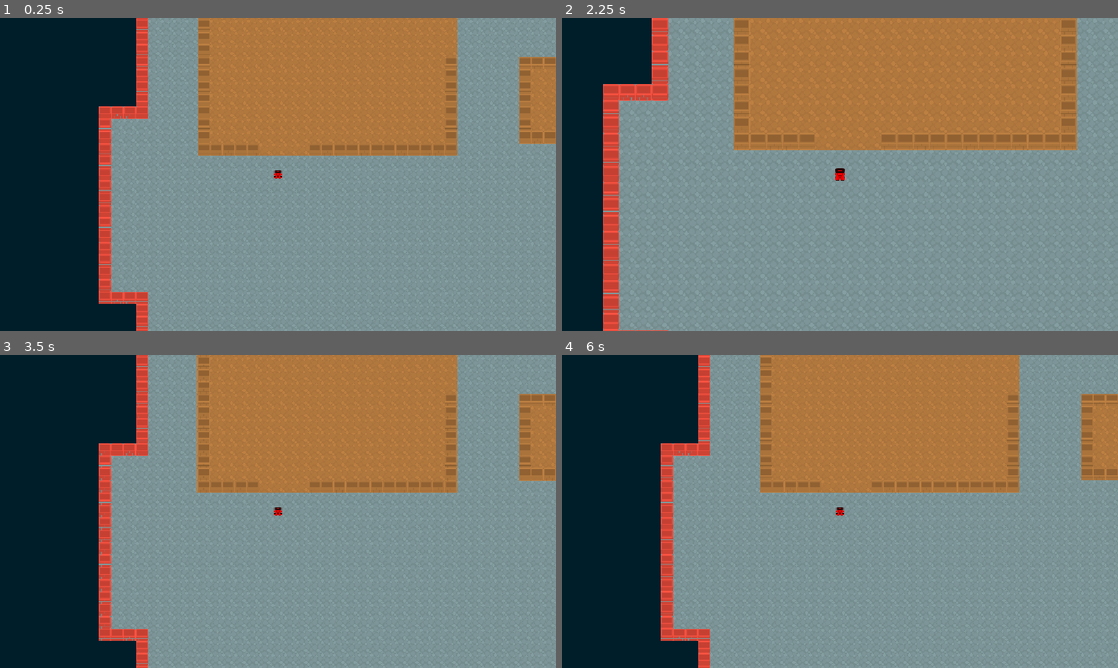
Above: before the commit, frames 1-4 (two rows, left to right).
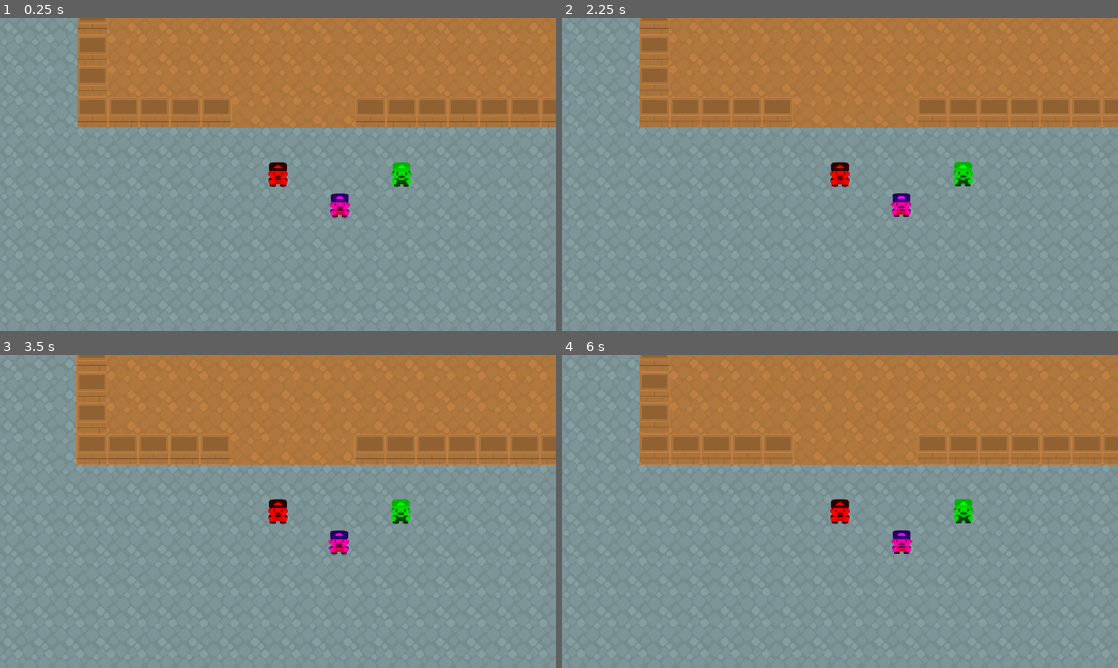
Above: after the commit, the same moments.

Repository: devbernardolopes/maze-mazey
Game: Godot game, scene res://scenes/universe.tscn
The game is run twice, just before and just after one commit, with the same random seed, the same clock (stepped at 60 frames per second) and the same inputs.
Inputs (mouse positions are in pixels of both pictures, inside the frame that each line leads up to):
- Up to frame 1 (0.25 s): no input
- Up to frame 2 (2.25 s): tap Enter at 0.5 s; move the mouse to (962, 158) at 0.52 s; hold Right (right) 0.53-1.28 s; tap Mouse wheel up (zoom_in) at 0.6, 2.1 s; click (962, 158) at 0.67 s; move the mouse to (728, 190) at 1.27 s; hold Down (down) 1.28-2.03 s; tap Mouse wheel down (zoom_out) at 1.35 s; tap Space at 2 s; move the mouse to (895, 105) at 2.02 s; hold Right (right) from 2.03 s (still down)
- Up to frame 3 (3.5 s): tap Enter at 2.75 s; move the mouse to (250, 574) at 2.77 s; release Right (right) at 2.78 s; hold Up (up) from 2.78 s (still down); tap Mouse wheel down (zoom_out) at 2.85 s; click (250, 574) at 2.92 s
- Up to frame 4 (6 s): tap Space at 3.5, 5.75 s; move the mouse to (1006, 558) at 3.52 s; release Up (up) at 3.53 s; hold Left (left) 3.53-5.03 s; tap Mouse wheel up (zoom_in) at 3.6, 5.1 s; tap Enter at 4.25 s; move the mouse to (673, 464) at 4.27 s; tap Mouse wheel down (zoom_out) at 4.35, 5.85 s; move the mouse to (867, 511) at 5.02 s; hold Down (down) 5.03-5.78 s; click (867, 511) at 5.17 s; move the mouse to (756, 433) at 5.77 s; hold Right (right) from 5.78 s (still down)

The runs differ from the first frame. In frame 1, 38% of the frame differs, in the area x 0-100%, y 0-100%; in frame 2, 27%; in frame 3, 38%; in frame 4, 38%.

Commit message:
adding stuff

Diff:
--- a/maze-mazey/autoloaders/helper.gd
+++ b/maze-mazey/autoloaders/helper.gd
@@ -1,10 +1,11 @@
 extends Node
 
 ## Sokoban abilities (extended).
-## Defines how an entity interacts with in-game objects that have the
+## Defines how an entity interacts with in-game objects that are in the BOXES physics layer
 enum ABILITY {
-
+	## The entity can push one of this object in the direction it is moving if the object has
 	PUSH_ONE = 10,
+	## The entity can push more than one of this object in the direction it is moving
 	PUSH_ANY = 11,
 	PULL_ONE = 20,
 	PULL_ANY = 21,
--- a/maze-mazey/resources/entities/thief_sprite_frames.tres
+++ b/maze-mazey/resources/entities/thief_sprite_frames.tres
@@ -3,6 +3,22 @@
 [ext_resource type="Texture2D" uid="uid://b32kiegllbnun" path="res://assets/images/sokoban_tilesheet.png" id="1_x7yp0"]
 
 [sub_resource type="AtlasTexture" id="AtlasTexture_2a0q6"]
+atlas = ExtResource("1_x7yp0")
+region = Rect2(0, 256, 64, 64)
+
+[sub_resource type="AtlasTexture" id="AtlasTexture_87mh2"]
+atlas = ExtResource("1_x7yp0")
+region = Rect2(320, 384, 64, 64)
+
+[sub_resource type="AtlasTexture" id="AtlasTexture_4td5c"]
+atlas = ExtResource("1_x7yp0")
+region = Rect2(0, 384, 64, 64)
+
+[sub_resource type="AtlasTexture" id="AtlasTexture_fwcwt"]
+atlas = ExtResource("1_x7yp0")
+region = Rect2(192, 256, 64, 64)
+
+[sub_resource type="AtlasTexture" id="AtlasTexture_x7yp0"]
 atlas = ExtResource("1_x7yp0")
 region = Rect2(0, 256, 64, 64)
 
@@ -14,7 +30,7 @@
 atlas = ExtResource("1_x7yp0")
 region = Rect2(128, 256, 64, 64)
 
-[sub_resource type="AtlasTexture" id="AtlasTexture_87mh2"]
+[sub_resource type="AtlasTexture" id="AtlasTexture_qc02n"]
 atlas = ExtResource("1_x7yp0")
 region = Rect2(320, 384, 64, 64)
 
@@ -26,7 +42,7 @@
 atlas = ExtResource("1_x7yp0")
 region = Rect2(192, 384, 64, 64)
 
-[sub_resource type="AtlasTexture" id="AtlasTexture_4td5c"]
+[sub_resource type="AtlasTexture" id="AtlasTexture_jteav"]
 atlas = ExtResource("1_x7yp0")
 region = Rect2(0, 384, 64, 64)
 
@@ -38,7 +54,7 @@
 atlas = ExtResource("1_x7yp0")
 region = Rect2(128, 384, 64, 64)
 
-[sub_resource type="AtlasTexture" id="AtlasTexture_fwcwt"]
+[sub_resource type="AtlasTexture" id="AtlasTexture_uftgj"]
 atlas = ExtResource("1_x7yp0")
 region = Rect2(192, 256, 64, 64)
 
@@ -55,6 +71,38 @@
 "frames": [{
 "duration": 1.0,
 "texture": SubResource("AtlasTexture_2a0q6")
+}],
+"loop": 1,
+"name": &"idle_down",
+"speed": 5.0
+}, {
+"frames": [{
+"duration": 1.0,
+"texture": SubResource("AtlasTexture_87mh2")
+}],
+"loop": 1,
+"name": &"idle_left",
+"speed": 5.0
+}, {
+"frames": [{
+"duration": 1.0,
+"texture": SubResource("AtlasTexture_4td5c")
+}],
+"loop": 1,
+"name": &"idle_right",
+"speed": 5.0
+}, {
+"frames": [{
+"duration": 1.0,
+"texture": SubResource("AtlasTexture_fwcwt")
+}],
+"loop": 1,
+"name": &"idle_up",
+"speed": 5.0
+}, {
+"frames": [{
+"duration": 1.0,
+"texture": SubResource("AtlasTexture_x7yp0")
 }, {
 "duration": 1.0,
 "texture": SubResource("AtlasTexture_jifqp")
@@ -68,7 +116,7 @@
 }, {
 "frames": [{
 "duration": 1.0,
-"texture": SubResource("AtlasTexture_87mh2")
+"texture": SubResource("AtlasTexture_qc02n")
 }, {
 "duration": 1.0,
 "texture": SubResource("AtlasTexture_exa6x")
@@ -82,7 +130,7 @@
 }, {
 "frames": [{
 "duration": 1.0,
-"texture": SubResource("AtlasTexture_4td5c")
+"texture": SubResource("AtlasTexture_jteav")
 }, {
 "duration": 1.0,
 "texture": SubResource("AtlasTexture_astol")
@@ -96,7 +144,7 @@
 }, {
 "frames": [{
 "duration": 1.0,
-"texture": SubResource("AtlasTexture_fwcwt")
+"texture": SubResource("AtlasTexture_uftgj")
 }, {
 "duration": 1.0,
 "texture": SubResource("AtlasTexture_pw37u")
--- a/maze-mazey/resources/entities/warrior_sprite_frames.tres
+++ b/maze-mazey/resources/entities/warrior_sprite_frames.tres
@@ -5,6 +5,18 @@
 [sub_resource type="AtlasTexture" id="AtlasTexture_2a0q6"]
 atlas = ExtResource("1_q8lw6")
 region = Rect2(0, 256, 64, 64)
+
+[sub_resource type="AtlasTexture" id="AtlasTexture_87mh2"]
+atlas = ExtResource("1_q8lw6")
+region = Rect2(320, 384, 64, 64)
+
+[sub_resource type="AtlasTexture" id="AtlasTexture_4td5c"]
+atlas = ExtResource("1_q8lw6")
+region = Rect2(0, 384, 64, 64)
+
+[sub_resource type="AtlasTexture" id="AtlasTexture_fwcwt"]
+atlas = ExtResource("1_q8lw6")
+region = Rect2(192, 256, 64, 64)
 
 [sub_resource type="AtlasTexture" id="AtlasTexture_jifqp"]
 atlas = ExtResource("1_q8lw6")
@@ -14,10 +26,6 @@
 atlas = ExtResource("1_q8lw6")
 region = Rect2(128, 256, 64, 64)
 
-[sub_resource type="AtlasTexture" id="AtlasTexture_87mh2"]
-atlas = ExtResource("1_q8lw6")
-region = Rect2(320, 384, 64, 64)
-
 [sub_resource type="AtlasTexture" id="AtlasTexture_exa6x"]
 atlas = ExtResource("1_q8lw6")
 region = Rect2(256, 384, 64, 64)
@@ -26,10 +34,6 @@
 atlas = ExtResource("1_q8lw6")
 region = Rect2(192, 384, 64, 64)
 
-[sub_resource type="AtlasTexture" id="AtlasTexture_4td5c"]
-atlas = ExtResource("1_q8lw6")
-region = Rect2(0, 384, 64, 64)
-
 [sub_resource type="AtlasTexture" id="AtlasTexture_astol"]
 atlas = ExtResource("1_q8lw6")
 region = Rect2(64, 384, 64, 64)
@@ -37,10 +41,6 @@
 [sub_resource type="AtlasTexture" id="AtlasTexture_oh7t0"]
 atlas = ExtResource("1_q8lw6")
 region = Rect2(128, 384, 64, 64)
-
-[sub_resource type="AtlasTexture" id="AtlasTexture_fwcwt"]
-atlas = ExtResource("1_q8lw6")
-region = Rect2(192, 256, 64, 64)
 
 [sub_resource type="AtlasTexture" id="AtlasTexture_pw37u"]
 atlas = ExtResource("1_q8lw6")
@@ -52,6 +52,38 @@
 
 [resource]
 animations = [{
+"frames": [{
+"duration": 1.0,
+"texture": SubResource("AtlasTexture_2a0q6")
+}],
+"loop": 1,
+"name": &"idle_down",
+"speed": 5.0
+}, {
+"frames": [{
+"duration": 1.0,
+"texture": SubResource("AtlasTexture_87mh2")
+}],
+"loop": 1,
+"name": &"idle_left",
+"speed": 5.0
+}, {
+"frames": [{
+"duration": 1.0,
+"texture": SubResource("AtlasTexture_4td5c")
+}],
+"loop": 1,
+"name": &"idle_right",
+"speed": 5.0
+}, {
+"frames": [{
+"duration": 1.0,
+"texture": SubResource("AtlasTexture_fwcwt")
+}],
+"loop": 1,
+"name": &"idle_up",
+"speed": 5.0
+}, {
 "frames": [{
 "duration": 1.0,
 "texture": SubResource("AtlasTexture_2a0q6")
--- /dev/null
+++ b/maze-mazey/resources/entities/wizard.tres
@@ -0,0 +1,11 @@
+[gd_resource type="Resource" script_class="EntityData" format=3 uid="uid://c3p3o8hx1xpv7"]
+
+[ext_resource type="Script" uid="uid://b0tku1heg8hme" path="res://resources/entity_data.gd" id="1_6lp1k"]
+[ext_resource type="SpriteFrames" uid="uid://c338jm055e5nb" path="res://resources/entities/wizard_sprite_frames.tres" id="2_f7cxu"]
+
+[resource]
+script = ExtResource("1_6lp1k")
+color = Color(1, 0, 1, 1)
+abilities = Array[int]([30])
+visual = ExtResource("2_f7cxu")
+metadata/_custom_type_script = "uid://b0tku1heg8hme"
--- /dev/null
+++ b/maze-mazey/resources/entities/wizard_sprite_frames.tres
@@ -0,0 +1,158 @@
+[gd_resource type="SpriteFrames" format=3 uid="uid://c338jm055e5nb"]
+
+[ext_resource type="Texture2D" uid="uid://b32kiegllbnun" path="res://assets/images/sokoban_tilesheet.png" id="1_xdcva"]
+
+[sub_resource type="AtlasTexture" id="AtlasTexture_2a0q6"]
+atlas = ExtResource("1_xdcva")
+region = Rect2(0, 256, 64, 64)
+
+[sub_resource type="AtlasTexture" id="AtlasTexture_87mh2"]
+atlas = ExtResource("1_xdcva")
+region = Rect2(320, 384, 64, 64)
+
+[sub_resource type="AtlasTexture" id="AtlasTexture_4td5c"]
+atlas = ExtResource("1_xdcva")
+region = Rect2(0, 384, 64, 64)
+
+[sub_resource type="AtlasTexture" id="AtlasTexture_fwcwt"]
+atlas = ExtResource("1_xdcva")
+region = Rect2(192, 256, 64, 64)
+
+[sub_resource type="AtlasTexture" id="AtlasTexture_xdcva"]
+atlas = ExtResource("1_xdcva")
+region = Rect2(0, 256, 64, 64)
+
+[sub_resource type="AtlasTexture" id="AtlasTexture_jifqp"]
+atlas = ExtResource("1_xdcva")
+region = Rect2(64, 256, 64, 64)
+
+[sub_resource type="AtlasTexture" id="AtlasTexture_c73cs"]
+atlas = ExtResource("1_xdcva")
+region = Rect2(128, 256, 64, 64)
+
+[sub_resource type="AtlasTexture" id="AtlasTexture_2cdyb"]
+atlas = ExtResource("1_xdcva")
+region = Rect2(320, 384, 64, 64)
+
+[sub_resource type="AtlasTexture" id="AtlasTexture_exa6x"]
+atlas = ExtResource("1_xdcva")
+region = Rect2(256, 384, 64, 64)
+
+[sub_resource type="AtlasTexture" id="AtlasTexture_ti27q"]
+atlas = ExtResource("1_xdcva")
+region = Rect2(192, 384, 64, 64)
+
+[sub_resource type="AtlasTexture" id="AtlasTexture_4scdf"]
+atlas = ExtResource("1_xdcva")
+region = Rect2(0, 384, 64, 64)
+
+[sub_resource type="AtlasTexture" id="AtlasTexture_astol"]
+atlas = ExtResource("1_xdcva")
+region = Rect2(64, 384, 64, 64)
+
+[sub_resource type="AtlasTexture" id="AtlasTexture_oh7t0"]
+atlas = ExtResource("1_xdcva")
+region = Rect2(128, 384, 64, 64)
+
+[sub_resource type="AtlasTexture" id="AtlasTexture_l3or6"]
+atlas = ExtResource("1_xdcva")
+region = Rect2(192, 256, 64, 64)
+
+[sub_resource type="AtlasTexture" id="AtlasTexture_pw37u"]
+atlas = ExtResource("1_xdcva")
+region = Rect2(256, 256, 64, 64)
+
+[sub_resource type="AtlasTexture" id="AtlasTexture_1fp7m"]
+atlas = ExtResource("1_xdcva")
+region = Rect2(320, 256, 64, 64)
+
+[resource]
+animations = [{
+"frames": [{
+"duration": 1.0,
+"texture": SubResource("AtlasTexture_2a0q6")
+}],
+"loop": 1,
+"name": &"idle_down",
+"speed": 5.0
+}, {
+"frames": [{
+"duration": 1.0,
+"texture": SubResource("AtlasTexture_87mh2")
+}],
+"loop": 1,
+"name": &"idle_left",
+"speed": 5.0
+}, {
+"frames": [{
+"duration": 1.0,
+"texture": SubResource("AtlasTexture_4td5c")
+}],
+"loop": 1,
+"name": &"idle_right",
+"speed": 5.0
+}, {
+"frames": [{
+"duration": 1.0,
+"texture": SubResource("AtlasTexture_fwcwt")
+}],
+"loop": 1,
+"name": &"idle_up",
+"speed": 5.0
+}, {
+"frames": [{
+"duration": 1.0,
+"texture": SubResource("AtlasTexture_xdcva")
+}, {
+"duration": 1.0,
+"texture": SubResource("AtlasTexture_jifqp")
+}, {
+"duration": 1.0,
+"texture": SubResource("AtlasTexture_c73cs")
+}],
+"loop": 1,
+"name": &"walk_down",
+"speed": 5.0
+}, {
+"frames": [{
+"duration": 1.0,
+"texture": SubResource("AtlasTexture_2cdyb")
+}, {
+"duration": 1.0,
+"texture": SubResource("AtlasTexture_exa6x")
+}, {
+"duration": 1.0,
+"texture": SubResource("AtlasTexture_ti27q")
+}],
+"loop": 1,
+"name": &"walk_left",
+"speed": 5.0
+}, {
+"frames": [{
+"duration": 1.0,
+"texture": SubResource("AtlasTexture_4scdf")
+}, {
+"duration": 1.0,
+"texture": SubResource("AtlasTexture_astol")
+}, {
+"duration": 1.0,
+"texture": SubResource("AtlasTexture_oh7t0")
+}],
+"loop": 1,
+"name": &"walk_right",
+"speed": 5.0
+}, {
+"frames": [{
+"duration": 1.0,
+"texture": SubResource("AtlasTexture_l3or6")
+}, {
+"duration": 1.0,
+"texture": SubResource("AtlasTexture_pw37u")
+}, {
+"duration": 1.0,
+"texture": SubResource("AtlasTexture_1fp7m")
+}],
+"loop": 1,
+"name": &"walk_up",
+"speed": 5.0
+}]
--- /dev/null
+++ b/maze-mazey/scenes/entities/thief.tscn
@@ -0,0 +1,11 @@
+[gd_scene format=3 uid="uid://cil8i7gt0rxvk"]
+
+[ext_resource type="Script" uid="uid://dcfticnsdh87j" path="res://scripts/entity.gd" id="1_ykp6f"]
+[ext_resource type="Resource" uid="uid://cqfdmyqsg7r4o" path="res://resources/entities/thief.tres" id="2_w48eh"]
+
+[node name="Thief" type="Area2D" unique_id=178306753]
+collision_layer = 8
+collision_mask = 11
+script = ExtResource("1_ykp6f")
+data = ExtResource("2_w48eh")
+metadata/_custom_type_script = "uid://dcfticnsdh87j"
--- /dev/null
+++ b/maze-mazey/scenes/entities/wizard.tscn
@@ -0,0 +1,11 @@
+[gd_scene format=3 uid="uid://c1kdelr677p33"]
+
+[ext_resource type="Script" uid="uid://dcfticnsdh87j" path="res://scripts/entity.gd" id="1_87lab"]
+[ext_resource type="Resource" uid="uid://c3p3o8hx1xpv7" path="res://resources/entities/wizard.tres" id="2_2o48y"]
+
+[node name="Wizard" type="Area2D" unique_id=652445255]
+collision_layer = 8
+collision_mask = 11
+script = ExtResource("1_87lab")
+data = ExtResource("2_2o48y")
+metadata/_custom_type_script = "uid://dcfticnsdh87j"
--- a/maze-mazey/scenes/universe.tscn
+++ b/maze-mazey/scenes/universe.tscn
@@ -7,6 +7,8 @@
 [ext_resource type="PackedScene" uid="uid://dtod6lbtobbc5" path="res://scenes/entities/warrior.tscn" id="5_uc3kj"]
 [ext_resource type="Script" uid="uid://c540ipvnpy5ky" path="res://scripts/follow_camera.gd" id="6_jegdv"]
 [ext_resource type="Script" uid="uid://ddd03s26mmylb" path="res://scripts/player_controller.gd" id="6_qbb8e"]
+[ext_resource type="PackedScene" uid="uid://cil8i7gt0rxvk" path="res://scenes/entities/thief.tscn" id="7_56nod"]
+[ext_resource type="PackedScene" uid="uid://c1kdelr677p33" path="res://scenes/entities/wizard.tscn" id="8_5fwve"]
 
 [node name="Universe" type="Node2D" unique_id=344054082]
 script = ExtResource("1_pol6k")
@@ -19,7 +21,7 @@
 tile_map_data = PackedByteArray("AAD1//r/AQAMAAIAAAD2//r/AQAMAAIAAAD3//r/AQAMAAIAAAAkAAYAAQAMAAIAAAAlAAYAAQAMAAMAAAAmAAYAAQAMAAQAAAAnAAYAAQAMAAEAAAAoAAYAAQAMAAUAAAA=")
 tile_set = ExtResource("3_uc3kj")
 
-[node name="Obstacles" type="TileMapLayer" parent="." unique_id=651936287]
+[node name="Walls" type="TileMapLayer" parent="." unique_id=651936287]
 tile_map_data = PackedByteArray("AADt/x0AAQAHAAcAAADu/x0AAQAHAAcAAADv/x0AAQAHAAcAAADw/x0AAQAHAAcAAADx/x0AAQAHAAcAAADy/x …(5584 unchanged characters)…
 tile_set = ExtResource("4_jegdv")
 
@@ -32,8 +34,14 @@
 script = ExtResource("6_qbb8e")
 metadata/_custom_type_script = "uid://ddd03s26mmylb"
 
+[node name="Thief" parent="Entities" unique_id=178306753 instance=ExtResource("7_56nod")]
+position = Vector2(-224, 608)
+
+[node name="Wizard" parent="Entities" unique_id=652445255 instance=ExtResource("8_5fwve")]
+position = Vector2(-352, 672)
+
 [node name="FollowCamera" type="Camera2D" parent="." unique_id=948245310 node_paths=PackedStringArray("target")]
 script = ExtResource("6_jegdv")
 target = NodePath("../Entities/Warrior")
-mode = 0
+base_zoom = 1.0
 metadata/_custom_type_script = "uid://c540ipvnpy5ky"
